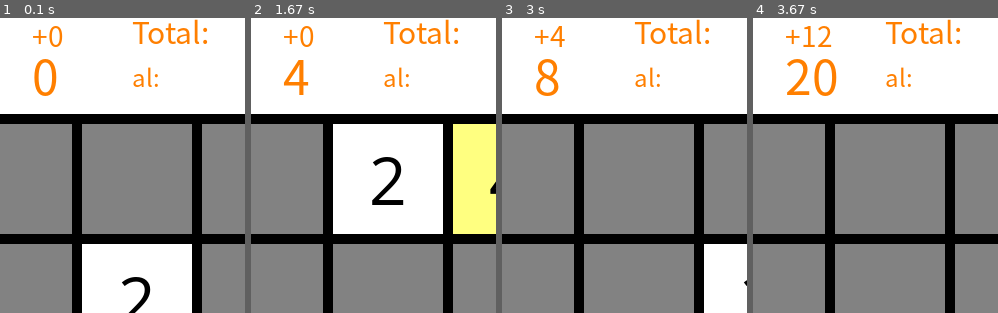
Above: before the commit, frames 1-4 (left to right).
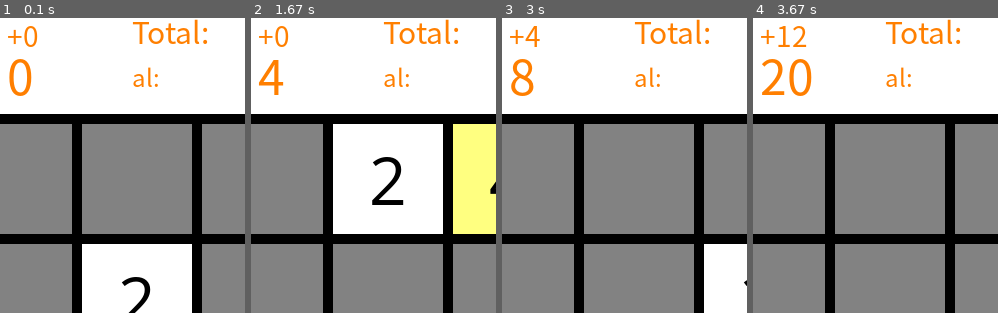
Above: after the commit, the same moments.

Repository: Roman-Blokhin/Python
Game: pygame game, started from my_code/game_2048/main.py
Same seed, same stepped clock (60 frames per second), same inputs: the game is played once before the commit and once after it.
Inputs:
- Up to frame 1 (0.1 s): no input
- Up to frame 2 (1.67 s): hold Right 0.33-0.8 s; hold Up 0.83-1.13 s; hold Right from 1.17 s (still down)
- Up to frame 3 (3 s): release Right at 1.72 s; hold Left 1.75-2.42 s; hold Down from 2.45 s (still down)
- Up to frame 4 (3.67 s): release Down at 3.27 s; hold Left from 3.3 s (still down)
The pictures show only the part of the screen within x 34-84%, y 1-51%; the shares and areas given below are measured in that part.

The runs differ from the first frame. In frame 1, 1.7% of the frame differs, in the area x 3-26%, y 2-27%; in frame 2, 1.5%; in frame 3, 1.7%; in frame 4, 2.5%, in the area x 3-35%, y 2-27%.

Commit message:
6. Pygame. 2048. Пишем цикл для распаковки и обхода значений из базы данных

Diff:
--- a/my_code/game_2048/main.py
+++ b/my_code/game_2048/main.py
@@ -6,13 +6,18 @@
 
 # 31. функция для отображения топовых игроков
 def draw_top_gamers():
+    # 31.1 главный текст
     font_top = pygame.font.SysFont('simsun', 30)
     text_top = font_top.render('Total:', True, COLOR_TEXT)
     screen.blit(text_top, (300, 5))
 
+    # 31.2 текст для игроков
     font_top_gamers = pygame.font.SysFont('simsun', 24)
     text_top_gamers = font_top_gamers.render('al: ', True, COLOR_TEXT)
     screen.blit(text_top_gamers, (300, 55))
+    # 31.4 обходим коллекцию из БД с указанием индекса и имен
+    for index, gamer in enumerate(GAMERS_DB):  # enumerate выводит сначала индекс, а потом значение
+        print(index, gamer)
 
 
 # 17. Переносим всю отрисовку интерфейса в функцию
@@ -27,14 +32,14 @@
     text_score = font_score.render('Score: ', True, COLOR_TEXT)  # 26.2 параметры текста очков
     text_score_value = font_score.render(f'{score}', True, COLOR_TEXT)  # 27.1 параметры очков
     screen.blit(text_score, (20, 35))  # 26.3 вывод на экран
-    screen.blit(text_score_value, (200, 35))  # 27.2 вывод на экран очков
+    screen.blit(text_score_value, (175, 35))  # 27.2 вывод на экран очков
     # 29.1 условие вывода дельты на экран
     if delta > 0:
         text_delta = font_delta.render(f'+{delta}', True, COLOR_TEXT)
-        screen.blit(text_delta, (200, 10))
+        screen.blit(text_delta, (175, 10))
     else:
         text_delta = font_delta.render(f'+0', True, COLOR_TEXT)
-        screen.blit(text_delta, (200, 10))
+        screen.blit(text_delta, (175, 10))
     # 15. Передвинули вывод массива в консоль перед отрисовкой игры, чтобы не было опоздания
     pretty_print(mas)
     # 32. выводим функцию топовых игроков
@@ -97,6 +102,9 @@
 HEIGHT = WIDTH + 110
 score = 0  # 27. заводим переменную для очков и передаем ее во все наши функции draw_interface(score)
 
+# 31.3 переменная для сохранения 3 лучших игроков
+GAMERS_DB = get_best()
+
 # 11. пишем визуал на pygame
 pygame.init()
 screen = pygame.display.set_mode((WIDTH, HEIGHT))
